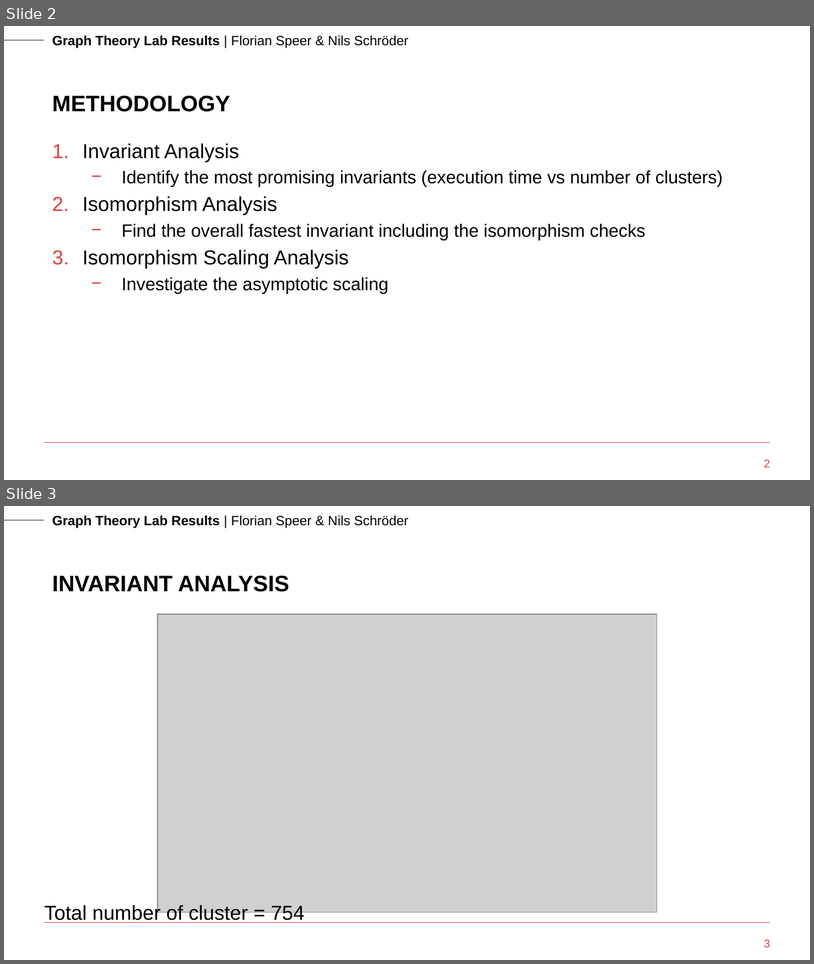
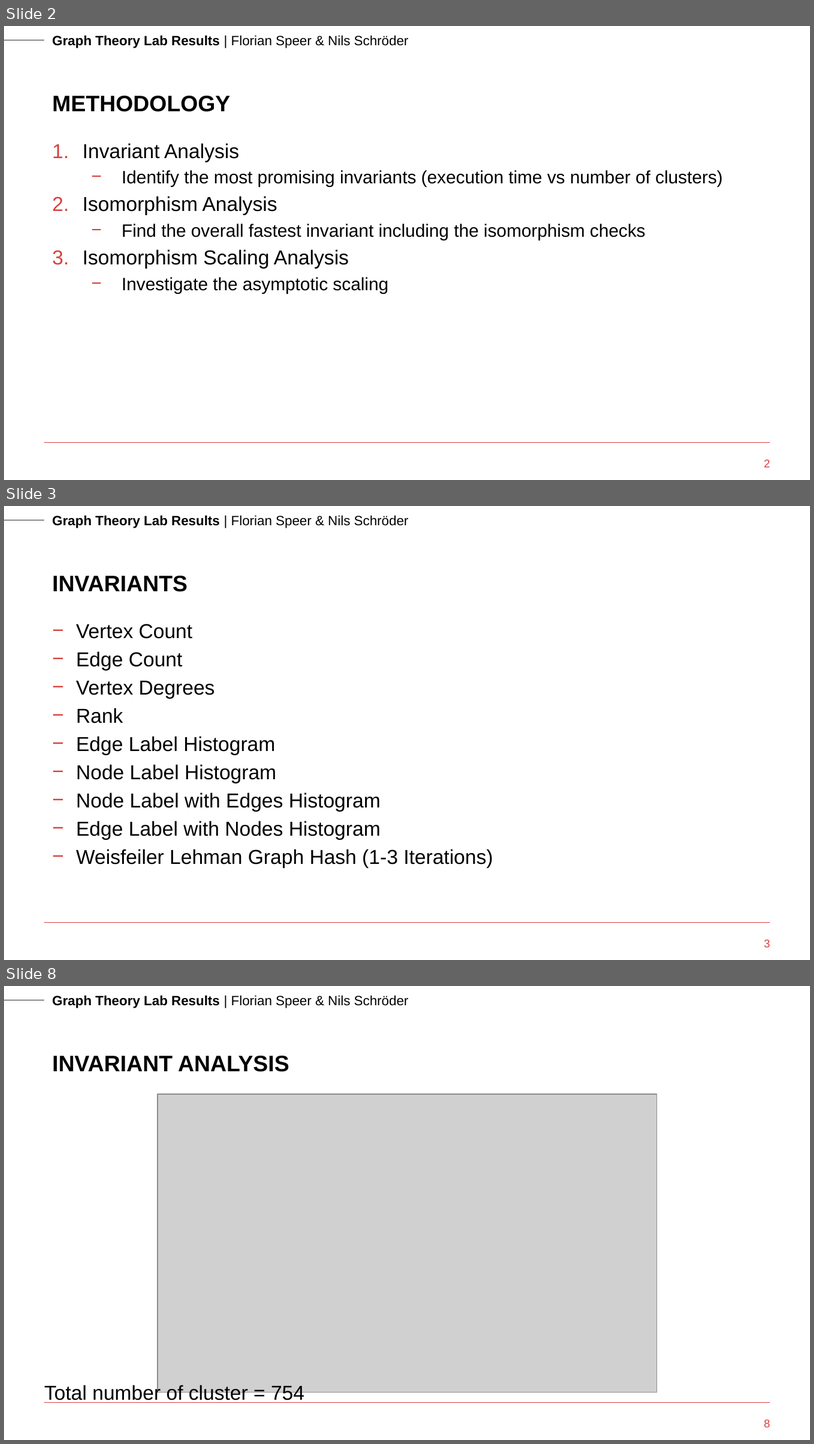
Before and after one commit to nils-schroeder/graph_theory_course, a slide deck: presentation/Graph Theory - Florian Speer + Nils Schröder.pptx. Shown one above the other, each under a label of ours: slides 2 and 3 before the commit, slides 2, 3 and 8 after it; the slides between them are not shown. The pictures are 814x964 and 814x1444 pixels, drawn with LibreOffice and Linux fonts; fonts in the diff are those of the drawing; grey boxes stand for pictures; background and template pictures are left out. Boxes give left, top, right and bottom in pixels: in the first picture for what was removed or moved away, otherwise in the second. Text is boxed around its words. In the diff, an @@ line names an element or a change of style, - is before the commit and + after.

```diff
--- a/presentation/Graph Theory - Florian Speer + Nils Schröder.pptx
+++ b/presentation/Graph Theory - Florian Speer + Nils Schröder.pptx
@@ slide 3 added at <box>4,506,810,960</box>, background #FFFFFF; not listed: 3 template elements that a slide beside it also shows @@
@@ title added at <box>52,576,188,592</box>, 20 pt, text #000000, bold @@
+INVARIANTS
@@ text added at <box>76,624,493,867</box>, 18 pt, text #000000 @@
+− Vertex Count
+− Edge Count
+− Vertex Degrees
+− Rank
+− Edge Label Histogram
+− Node Label Histogram
+− Node Label with Edges Histogram
+− Edge Label with Nodes Histogram
+− Weisfeiler Lehman Graph Hash (1-3 Iterations)
@@ page number added at <box>764,939,770,947</box>, 10 pt, text #D8413E @@
+3
@@ what was slide 3 is now slide 8 @@
@@ page number at <box>764,1419,770,1427</box>: text changed @@
-3
+8
```
Also in this commit, not shown: 1 slide changed, 4 other slides added, 1 other file.
